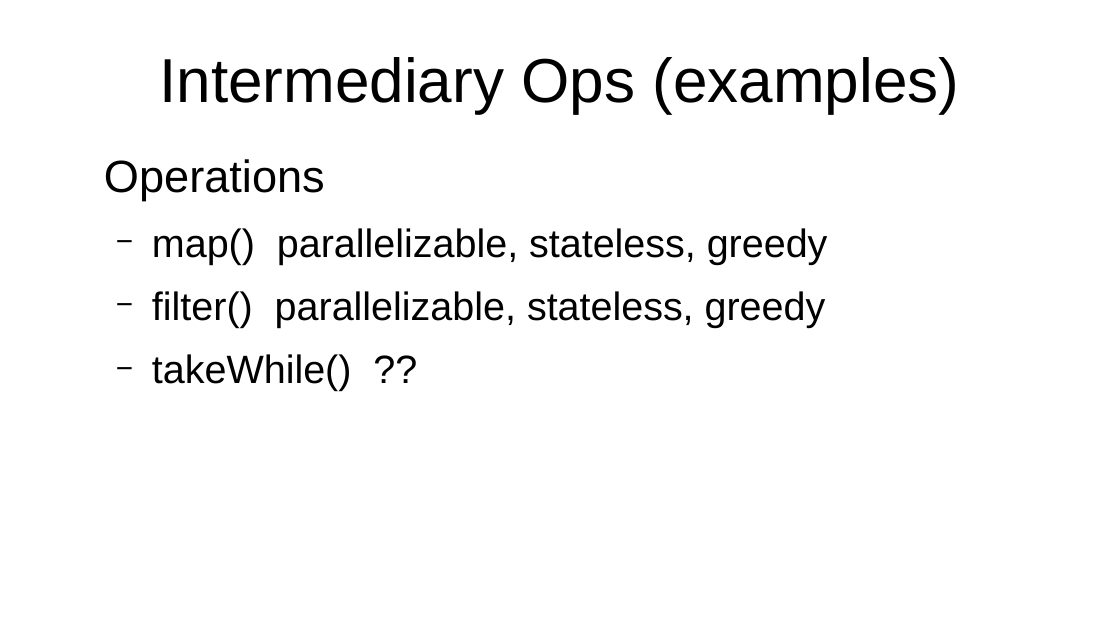
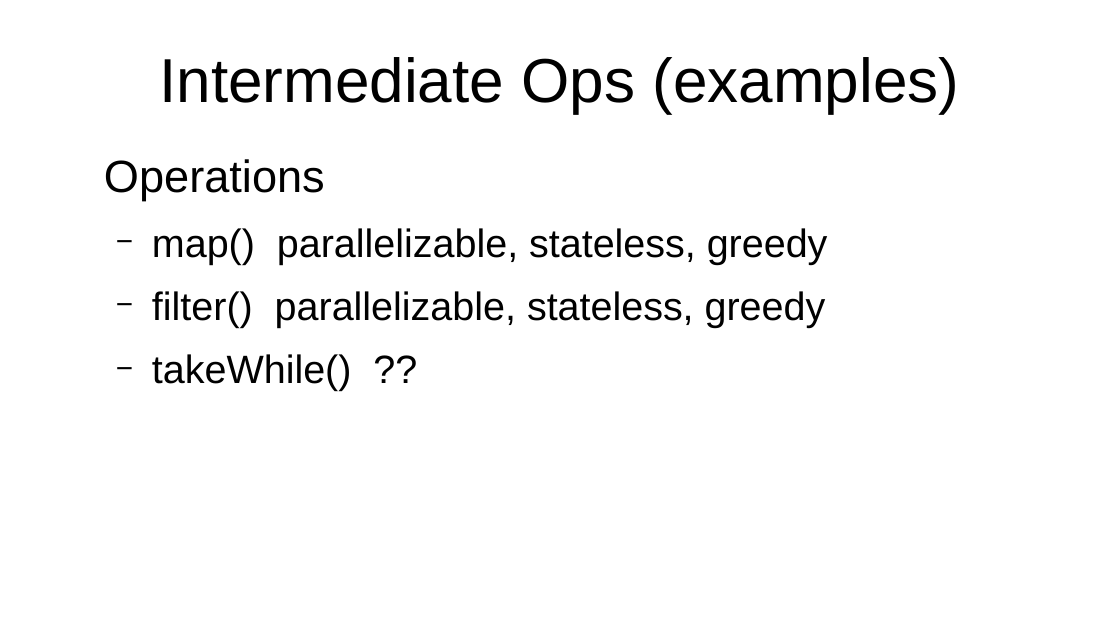
Before and after one commit to forax/we_are_all_to_gather, a slide deck: slide 12 of We are all to gather.odp (slide 10 before the commit). Drawn at 1120x630 pixels with LibreOffice and Linux fonts; fonts in the diff are those of the drawing. Boxes give left, top, right and bottom in pixels: in the first picture for what was removed or moved away, otherwise in the second. Text is boxed around its words. In the diff, an @@ line names an element or a change of style, - is before the commit and + after.

```diff
--- a/We are all to gather.odp
+++ b/We are all to gather.odp
@@ title at [159, 57, 959, 113]: text changed @@
-Intermediary Ops (examples)
+Intermediate Ops (examples)
```
Also in this commit, not shown: 8 other slides changed, 4 slides added, 1 slide removed, 1 other file.
